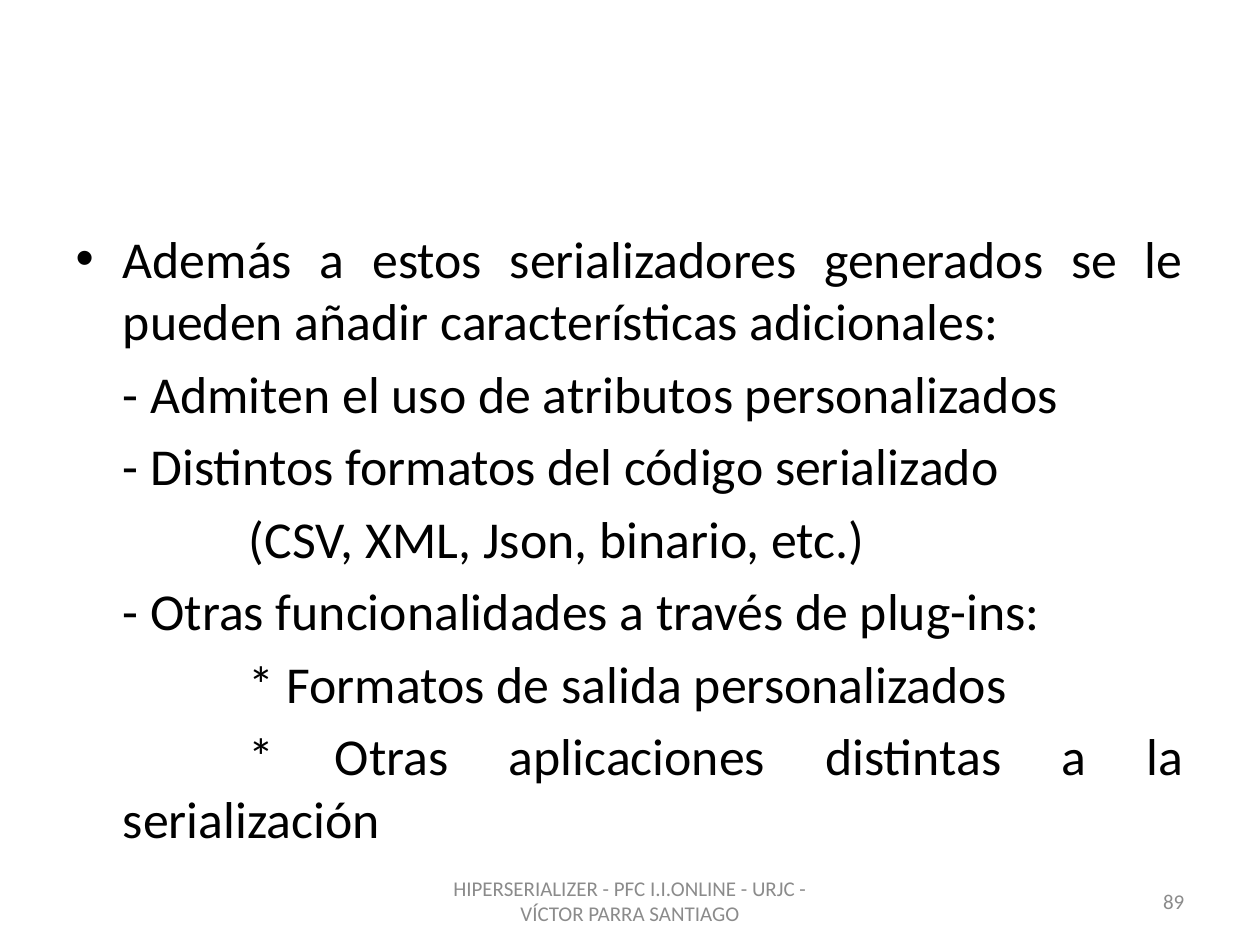
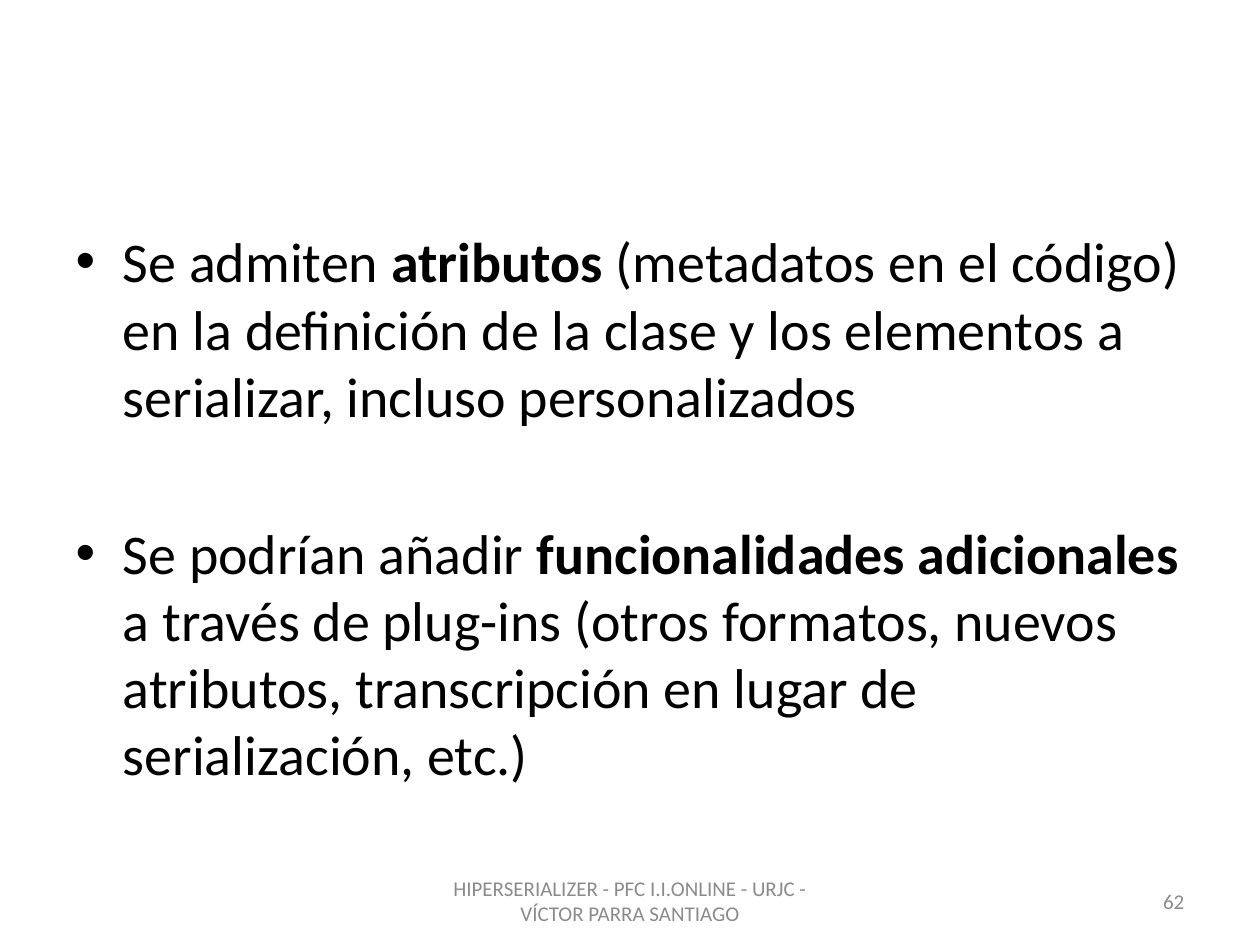
Before and after one commit to vitiparra/ProyectoFinDeCarrera, a slide deck: slide 62 of Memoria/PFC HiperSerializer OK.pptx (slide 89 before the commit). Drawn at 1260x945 pixels with LibreOffice and Linux fonts; fonts in the diff are those of the drawing; background and template pictures are left out. Boxes give left, top, right and bottom in pixels: in the first picture for what was removed or moved away, otherwise in the second. Text is boxed around its words. In the diff, an @@ line names an element or a change of style, - is before the commit and + after.

```diff
--- a/Memoria/PFC HiperSerializer OK.pptx
+++ b/Memoria/PFC HiperSerializer OK.pptx
@@ text at (x1=123, y1=241, x2=1179, y2=783): text changed; size 29.6 to 32 pt @@
-• Además a estos serializadores generados se le pueden añadir características adicionales:
-- Admiten el uso de atributos personalizados
-- Distintos formatos del código serializado
-(CSV, XML, Json, binario, etc.)
-- Otras funcionalidades a través de plug-ins:
-* Formatos de salida personalizados
-* Otras aplicaciones distintas a la serialización
+• Se admiten atributos (metadatos en el código) en la definición de la clase y los elementos a serializar, incluso personalizados
+• Se podrían añadir funcionalidades adicionales a través de plug-ins (otros formatos, nuevos atributos, transcripción en lugar de serialización, etc.)
@@ page number at (x1=1163, y1=895, x2=1184, y2=909): text changed @@
-89
+62
```
Also in this commit, not shown: 16 other slides changed, 1 slide added, 45 slides removed, 1 other file.
